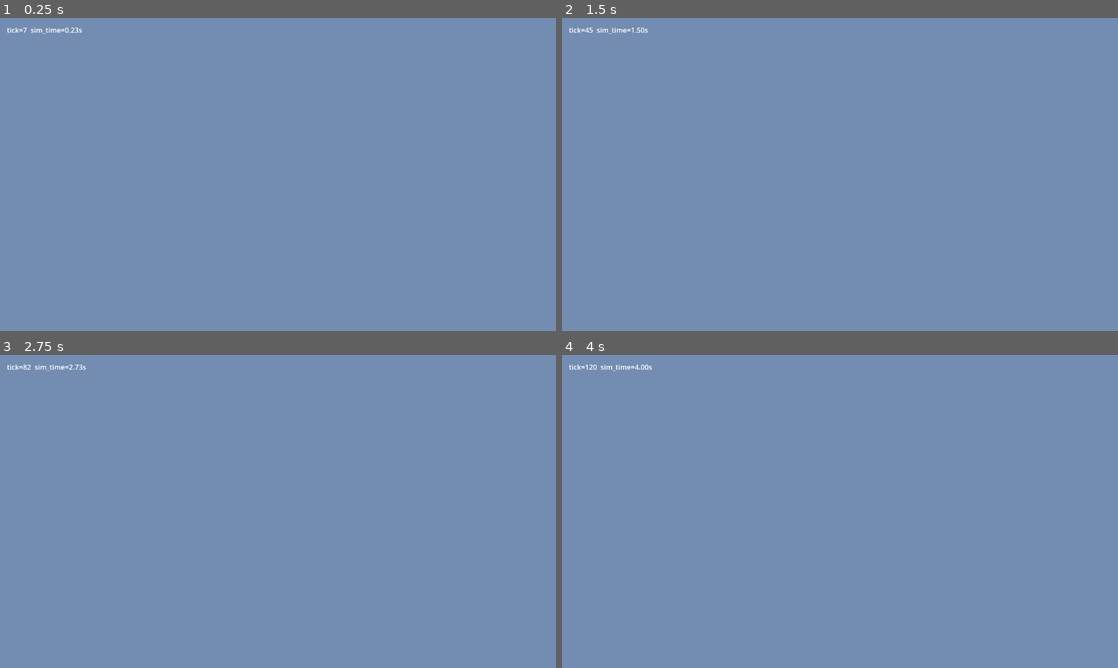
Above: before the commit, frames 1-4 (two rows, left to right).
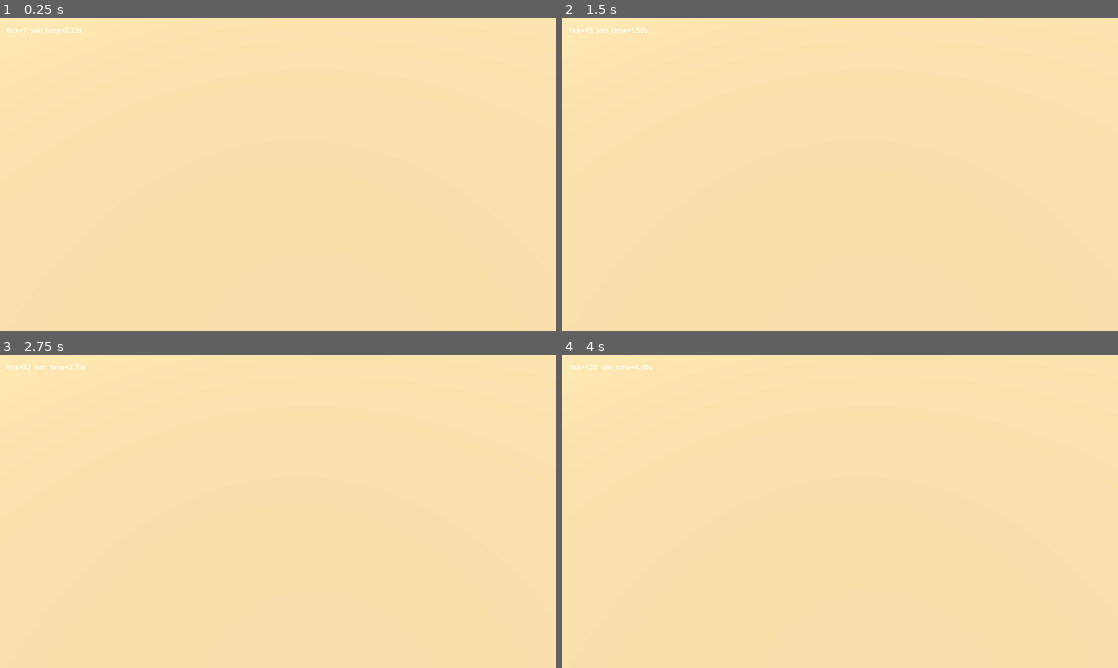
Above: after the commit, the same moments.

Repository: siavoush/shahname-rts
Game: Godot game, scene res://scenes/main.tscn
Same seed, same stepped clock (60 frames per second), same inputs: the game is played once before the commit and once after it.
Inputs (mouse positions are in pixels of both pictures, inside the frame that each line leads up to):
- Up to frame 1 (0.25 s): no input
- Up to frame 2 (1.5 s): tap Enter at 0.5 s; move the mouse to (962, 158) at 0.52 s; hold D 0.53-1.25 s; hold Shift 0.53-1.25 s; click (962, 158) at 0.67 s; tap Space at 1.25 s; drag from (728, 190) to (812, 237) at 1.27 s
- Up to frame 3 (2.75 s): tap Enter at 2 s; move the mouse to (333, 442) at 2.02 s; hold D from 2.03 s (still down); tap Ctrl at 2.1 s
- Up to frame 4 (4 s): release D at 2.75 s; tap Space at 2.75 s; drag from (812, 574) to (673, 464) at 2.77 s; tap Enter at 3.5 s; move the mouse to (1006, 558) at 3.52 s; hold A from 3.53 s (still down); tap Alt at 3.6 s

The runs differ from the first frame. In frame 1, 100% of the frame differs, in the area x 0-100%, y 0-100%; in frame 2, 100%; in frame 3, 100%; in frame 4, 100%.

Commit message:
fix(camera): elevate camera position so terrain is visible
Bug: camera_controller's _apply_transforms set Camera3D.position to
(0, 0, zoom_distance) — purely along the rig's local +Z. Combined with
the rig's -45° yaw and the Camera3D's own -55° pitch, this placed the
camera at world Y=0 (ground level) looking down through the terrain
plane. Result: running the project showed only sky, no terrain.

Fix: camera position now scales both Y and Z by zoom_distance × the
sin/cos of the pitch angle (55°):
  Y = zoom_distance * 0.819   # sin(55°)
  Z = zoom_distance * 0.574   # cos(55°)

This places the camera elevated above and behind the rig origin such
that, combined with the Camera3D's existing -55° pitch (still set
ONCE in camera_rig.tscn and never modified — no-rotation contract
intact), the camera looks at the rig origin from a "two-thirds
top-down" RTS angle.

camera_rig.tscn's static Camera3D.position updated to mirror the
runtime value at zoom_default=40 — (0, 32.77, 22.94) — so the
editor preview matches the runtime view. Controller still overwrites
on _ready().

Verified: 130/130 GUT tests pass (existing tests check zoom_distance
clamps and target_position math, not the cam.position formula).
Lint clean. Visible terrain confirmed in editor preview.

Co-Authored-By: Claude <noreply@anthropic.com>

Diff:
--- a/game/scenes/camera/camera_rig.tscn
+++ b/game/scenes/camera/camera_rig.tscn
@@ -17,7 +17,12 @@
 script = ExtResource("1_ctrl")
 
 [node name="Camera3D" type="Camera3D" parent="."]
-transform = Transform3D(1, 0, 0, 0, 0.573576, 0.819152, 0, -0.819152, 0.573576, 0, 0, 40)
+; Position computed by camera_controller._apply_transforms() at runtime as
+; (0, zoom * sin(55°), zoom * cos(55°)) so the camera is elevated above and
+; behind the rig origin and looks at the origin via its -55° pitch. The
+; static value here mirrors that for zoom_default = 40 so the editor preview
+; matches the runtime view. Controller overwrites this on _ready().
+transform = Transform3D(1, 0, 0, 0, 0.573576, 0.819152, 0, -0.819152, 0.573576, 0, 32.77, 22.94)
 fov = 55.0
 near = 0.5
 far = 500.0
--- a/game/scripts/camera/camera_controller.gd
+++ b/game/scripts/camera/camera_controller.gd
@@ -203,13 +203,21 @@
 	if not is_inside_tree():
 		return
 	global_position = target_position
-	# Camera child is positioned along its local -Z by zoom_distance. The
-	# isometric angle is set in the scene file (camera_rig.tscn) and is NEVER
-	# rewritten by code — that's the no-rotation contract.
+	# Camera child is positioned in the rig's local +Y / +Z plane such that,
+	# combined with the Camera3D's -55° pitch (set ONCE in camera_rig.tscn and
+	# never modified per the no-rotation contract), the camera looks at the
+	# rig origin. The Y/Z split is sin/cos of the pitch angle:
+	#   pitch = 55° ⇒ Y = zoom_distance * sin(55°) ≈ zoom_distance * 0.819
+	#                  Z = zoom_distance * cos(55°) ≈ zoom_distance * 0.574
+	# This places the camera elevated above and behind the target — the
+	# "two-thirds top-down" RTS framing per camera_rig.tscn's authoring note.
+	# Without the Y component the camera sits at ground level (Y=0) and
+	# looks down through the terrain plane, rendering nothing visible.
 	var cam: Camera3D = _find_camera_child()
 	if cam != null:
-		# Camera looks toward the rig; its local position is on its own -Z axis.
-		cam.position = Vector3(0.0, 0.0, zoom_distance)
+		const PITCH_SIN: float = 0.819152  # sin(55°)
+		const PITCH_COS: float = 0.573576  # cos(55°)
+		cam.position = Vector3(0.0, zoom_distance * PITCH_SIN, zoom_distance * PITCH_COS)
 
 
 func _find_camera_child() -> Camera3D:
